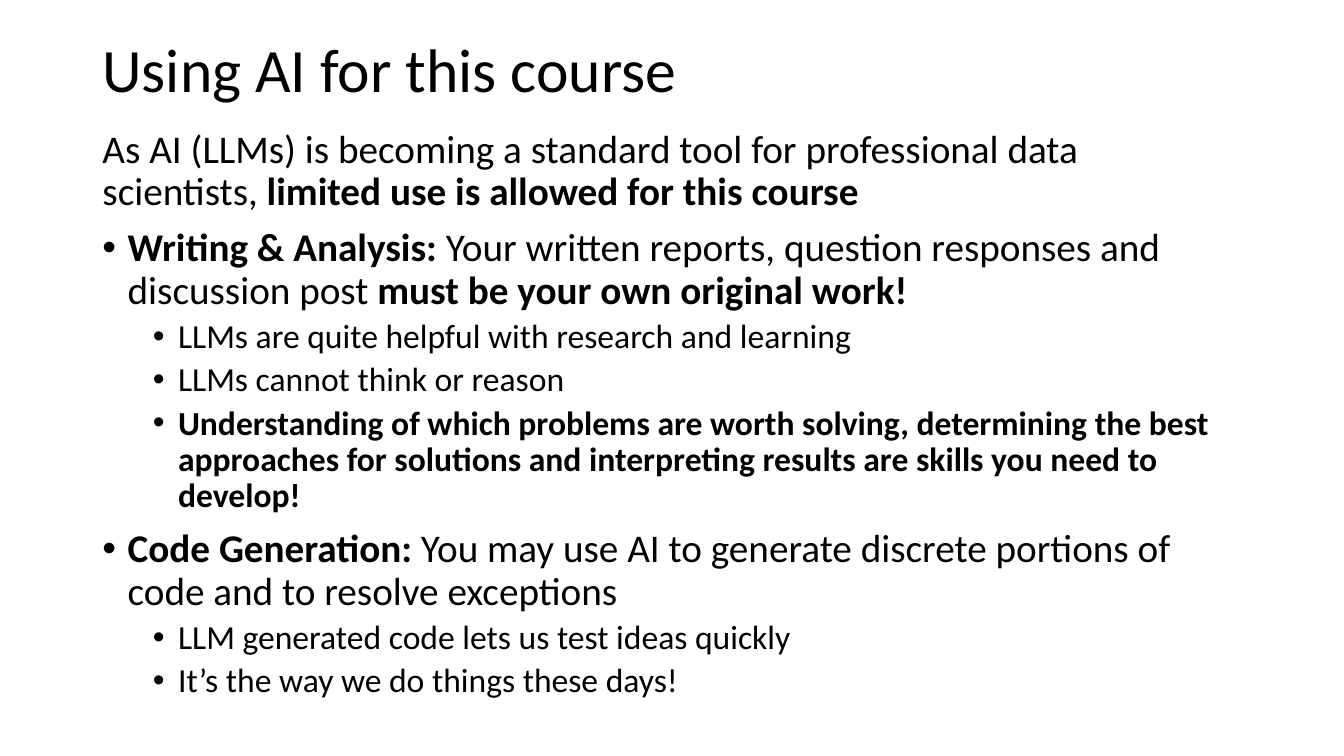
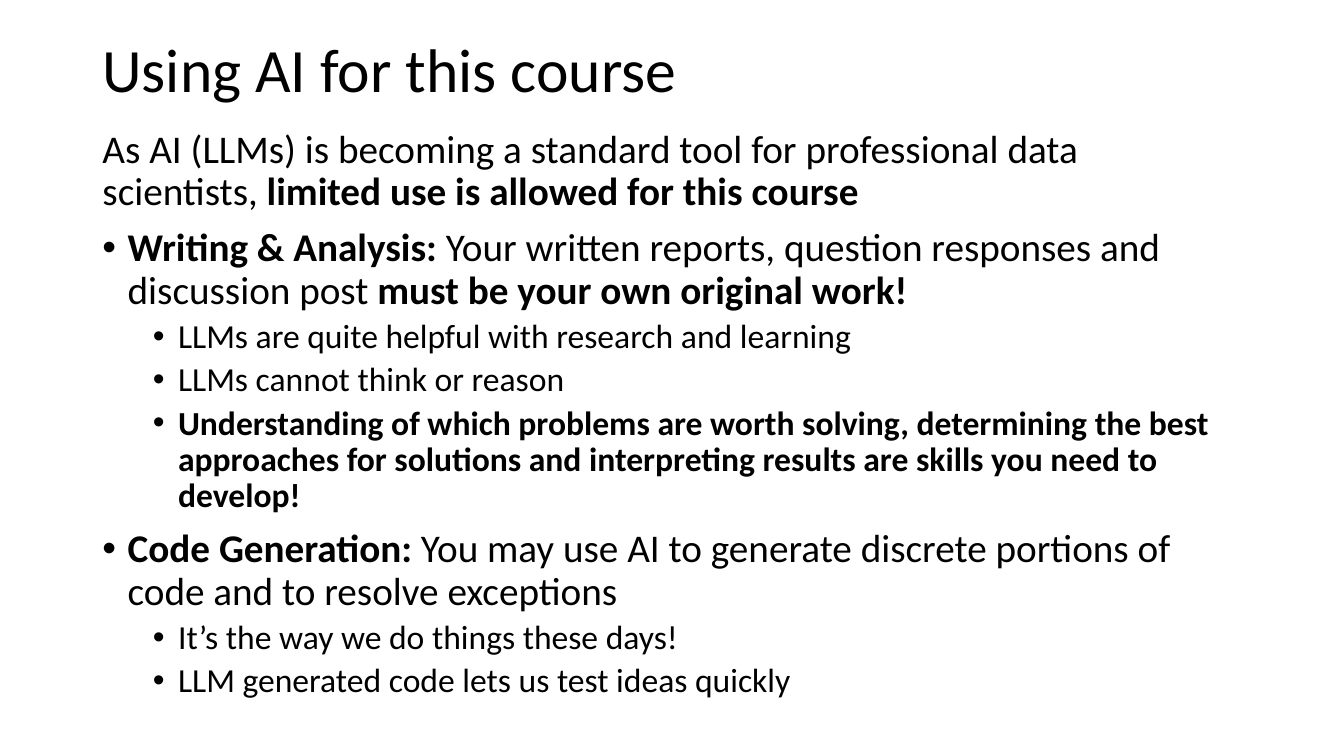
Before and after one commit to jonahneu/CSCI-E-108, a slide deck: slide 30 of slides/1_Introduction.pptx (slide 31 before the commit). Drawn at 1344x756 pixels with LibreOffice and Linux fonts; fonts in the diff are those of the drawing. Boxes give left, top, right and bottom in pixels: in the first picture for what was removed or moved away, otherwise in the second. Text is boxed around its words. In the diff, an @@ line names an element or a change of style, - is before the commit and + after.

```diff
--- a/slides/1_Introduction.pptx
+++ b/slides/1_Introduction.pptx
@@ text at [178,625,678,655]: paragraph added @@
+  • It’s the way we do things these days!
@@ text at [178,668,678,698]: paragraph removed @@
-  • It’s the way we do things these days!
```
Also in this commit, not shown: 1 other slide changed, 1 slide removed.
